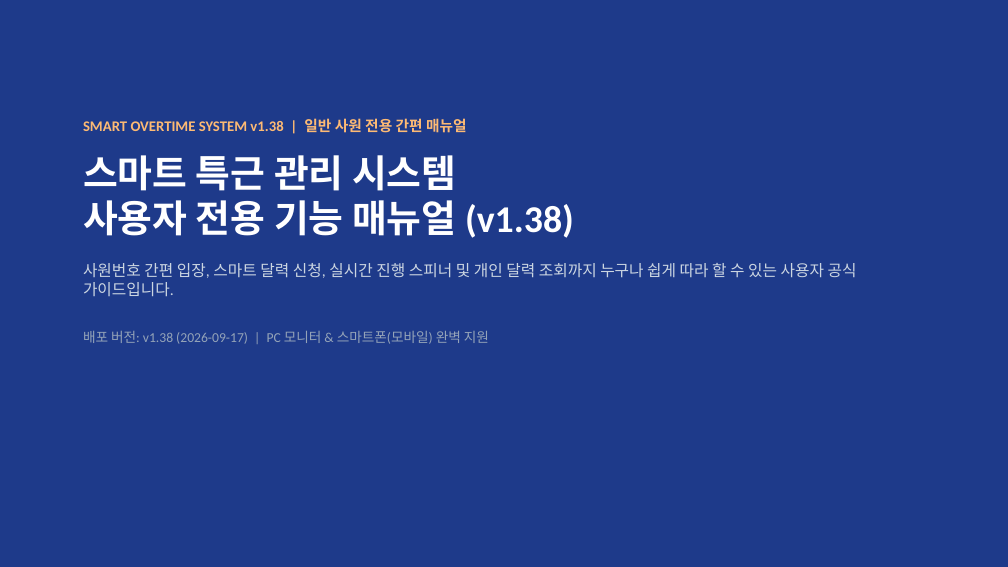
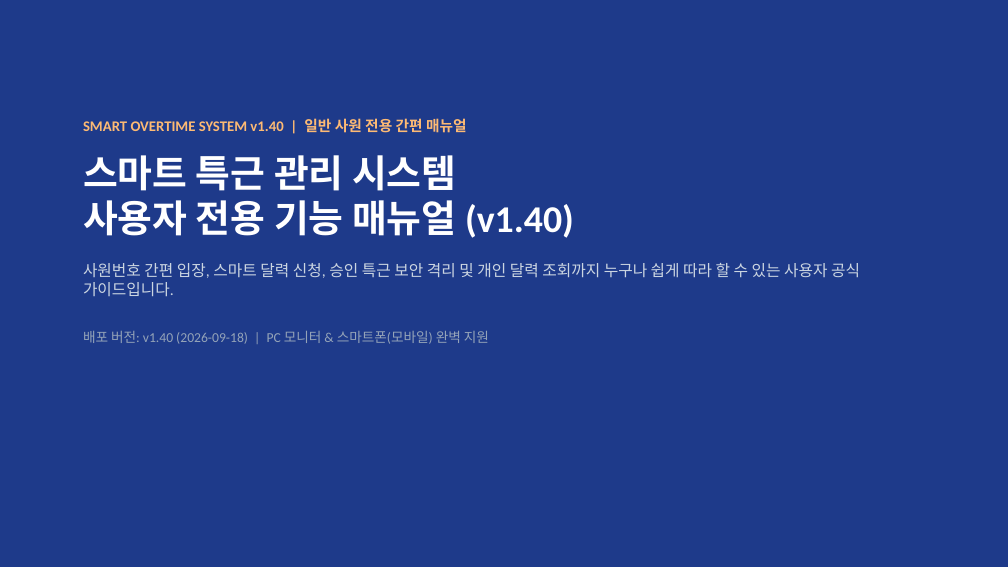
Before and after one commit to rorma34-lab/team-overtime-manager, a slide deck: slide 1 of Overtime_User_Manual.pptx. Drawn at 1008x567 pixels with LibreOffice and Linux fonts; fonts in the diff are those of the drawing. Boxes give left, top, right and bottom in pixels: in the first picture for what was removed or moved away, otherwise in the second. Text is boxed around its words. In the diff, an @@ line names an element or a change of style, - is before the commit and + after.

```diff
--- a/Overtime_User_Manual.pptx
+++ b/Overtime_User_Manual.pptx
@@ text at (83, 118, 860, 344): text changed @@
-SMART OVERTIME SYSTEM v1.38 | 일반 사원 전용 간편 매뉴얼
-스마트 특근 관리 시스템
-사용자 전용 기능 매뉴얼 (v1.38)
-사원번호 간편 입장, 스마트 달력 신청, 실시간 진행 스피너 및 개인 달력 조회까지 누구나 쉽게 따라 할 수 있는 사용자 공식 가이드입니다.
-배포 버전: v1.38 (2026-09-17) | PC 모니터 & 스마트폰(모바일) 완벽 지원
+SMART OVERTIME SYSTEM v1.40 | 일반 사원 전용 간편 매뉴얼
+스마트 특근 관리 시스템
+사용자 전용 기능 매뉴얼 (v1.40)
+사원번호 간편 입장, 스마트 달력 신청, 승인 특근 보안 격리 및 개인 달력 조회까지 누구나 쉽게 따라 할 수 있는 사용자 공식 가이드입니다.
+배포 버전: v1.40 (2026-09-18) | PC 모니터 & 스마트폰(모바일) 완벽 지원
```
Also in this commit, not shown: 1 other slide changed, 8 other files.
